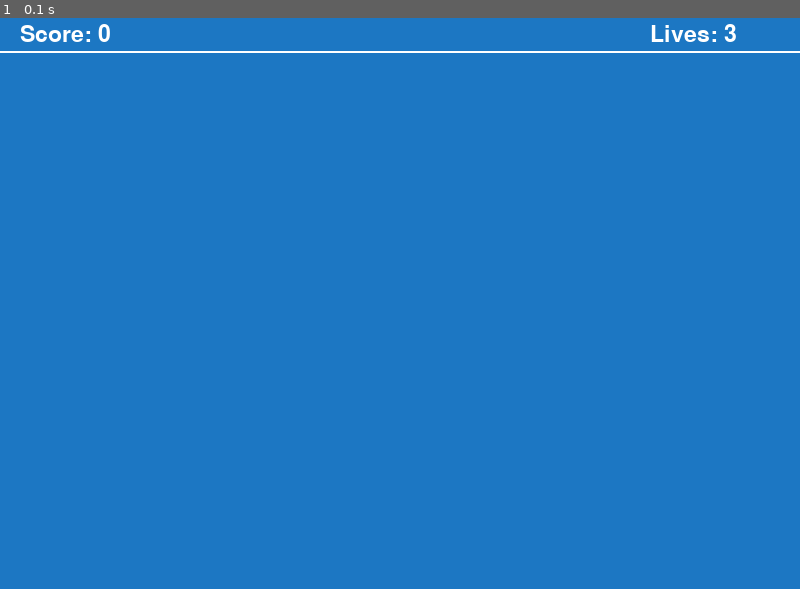
Above: before the commit, frame 1.
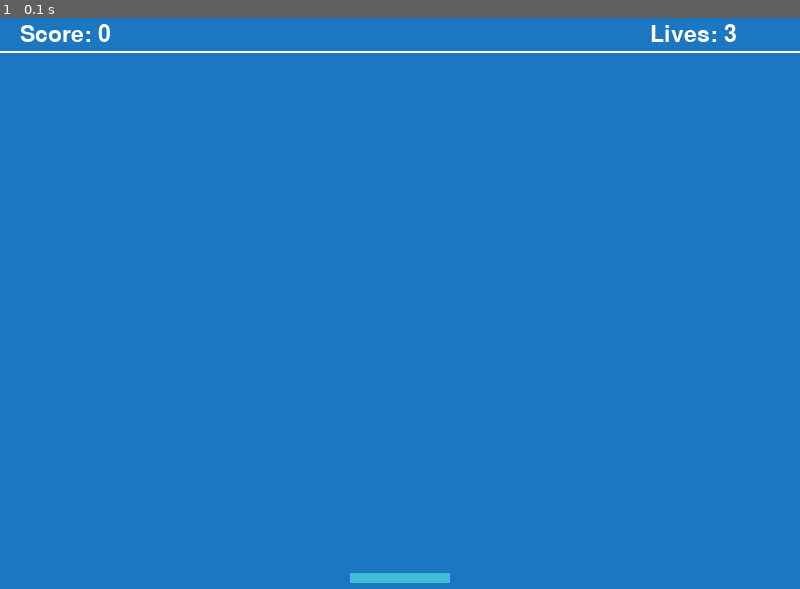
Above: after the commit, the same moment.

Repository: connordelacruz/pygame-breakout
Game: pygame game, started from main.py
Two runs of this game, one before a commit and one after it. Both use one fixed random seed, a clock stepped at 60 frames per second and the inputs below.
Inputs:
- Up to frame 1 (0.1 s): no input

The runs differ from the first frame. In frame 1, 0.2% of the frame differs, in the area x 43-57%, y 97-99%.

Commit message:
Added Colors and Paddle and renamed breakout.py -> main.py

Diff:
--- /dev/null
+++ b/colors.py
@@ -0,0 +1,10 @@
+
+class Colors:
+    """Constants for color palette used thru the game."""
+    BLACK = '#000000'
+    WHITE = '#ffffff'
+    DARK_BLUE = '#1c77c3'
+    LIGHT_BLUE = '#40bcd8'
+    YELLOW = '#f6ee51'
+    ORANGE = '#f39237'
+    RED = '#d63230'
--- a/breakout.py
+++ b/main.py
@@ -1,28 +1,23 @@
 #!/usr/bin/env python3
 import pygame
 pygame.init()
+from colors import Colors
+from paddle import Paddle
+
 
 # CONSTANTS ====================================================================
-# Color Palette ----------------------------------------------------------------
-C_WHITE = '#ffffff'
-C_DARK_BLUE = '#1c77c3'
-C_LIGHT_BLUE = '#40bcd8'
-C_YELLOW = '#f6ee51'
-C_ORANGE = '#f39237'
-C_RED = '#d63230'
-
 # Derived Colors ---------------------------------------------------------------
-C_BG = C_DARK_BLUE
-C_PADDLE = C_LIGHT_BLUE
-C_BALL = C_WHITE
+C_BG = Colors.DARK_BLUE
+C_PADDLE = Colors.LIGHT_BLUE
+C_BALL = Colors.WHITE
 # Brick colors, from top row to bottom
 BRICK_ROW_COLORS = [
-    C_RED,
-    C_ORANGE,
-    C_YELLOW,
+    Colors.RED,
+    Colors.ORANGE,
+    Colors.YELLOW,
 ]
 # UI
-C_UI = C_WHITE
+C_UI = Colors.WHITE
 
 # Coordinates ------------------------------------------------------------------
 POS_SCORE = (20, 10)
@@ -39,6 +34,11 @@
 # UI ---------------------------------------------------------------------------
 ui_font = pygame.font.Font(None, 34)
 
+# Sprites ----------------------------------------------------------------------
+# Global sprites list
+sprites = pygame.sprite.Group()
+
+
 # PYGAME SETUP =================================================================
 
 # Window -----------------------------------------------------------------------
@@ -48,6 +48,15 @@
 
 # Clock ------------------------------------------------------------------------
 clock = pygame.time.Clock()
+
+# Game Objects -----------------------------------------------------------------
+# Paddle
+paddle = Paddle(C_PADDLE, 100, 10)
+# TODO: create Paddle.set_pos()
+paddle.rect.x = 350
+paddle.rect.y = 560
+sprites.add(paddle)
+
 
 # MAIN LOOP ====================================================================
 running = True
@@ -59,17 +68,19 @@
             running = False
 
     # Game Logic ---------------------------------------------------------------
+    sprites.update()
 
     # Drawing ------------------------------------------------------------------
     # Background
     screen.fill(C_BG)
-    # UI border
+    # UI border and text
     pygame.draw.line(screen, C_UI, [0, 38], [800, 38], 2)
-    # UI text
     score_text = ui_font.render(f'Score: {score}', 1, C_UI)
     lives_text = ui_font.render(f'Lives: {lives}', 1, C_UI)
     screen.blit(score_text, POS_SCORE)
     screen.blit(lives_text, POS_LIVES)
+    # Draw sprites
+    sprites.draw(screen)
     # Render screen
     pygame.display.flip()
 
--- /dev/null
+++ b/paddle.py
@@ -0,0 +1,16 @@
+import pygame
+from colors import Colors
+
+
+class Paddle(pygame.sprite.Sprite):
+    """Paddle object"""
+    def __init__(self, color, width, height):
+        super().__init__()
+
+        self.image = pygame.Surface([width, height])
+        # TODO: this sets transparency, but if we're not using image files then do we need it?
+        self.image.fill(Colors.BLACK)
+        self.image.set_colorkey(Colors.BLACK)
+        # Draw paddle
+        pygame.draw.rect(self.image, color, [0, 0, width, height])
+        self.rect = self.image.get_rect()
